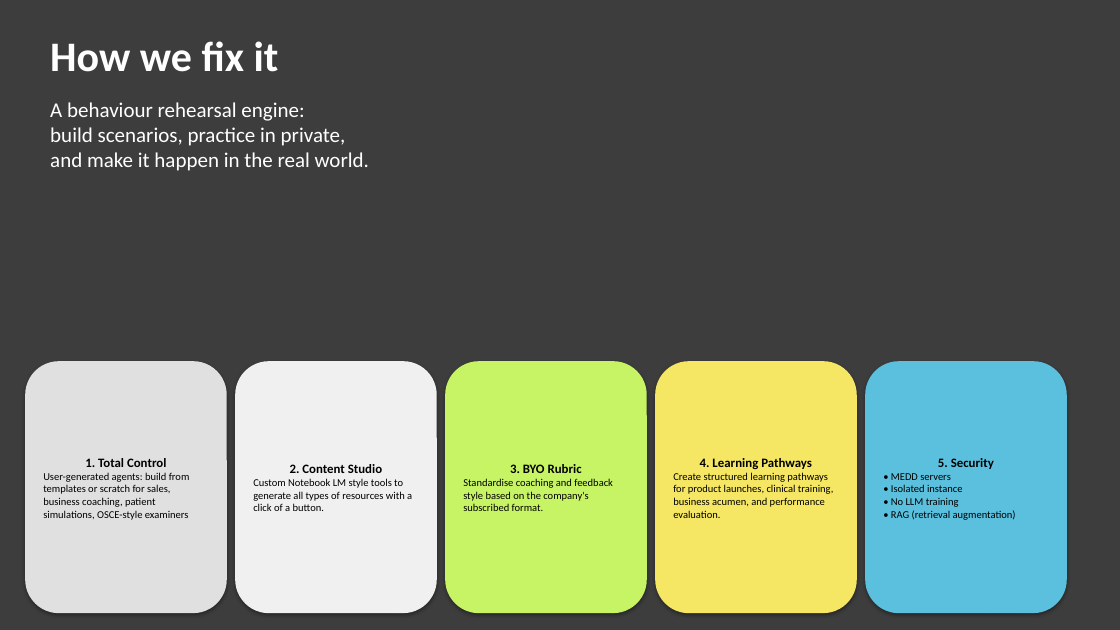
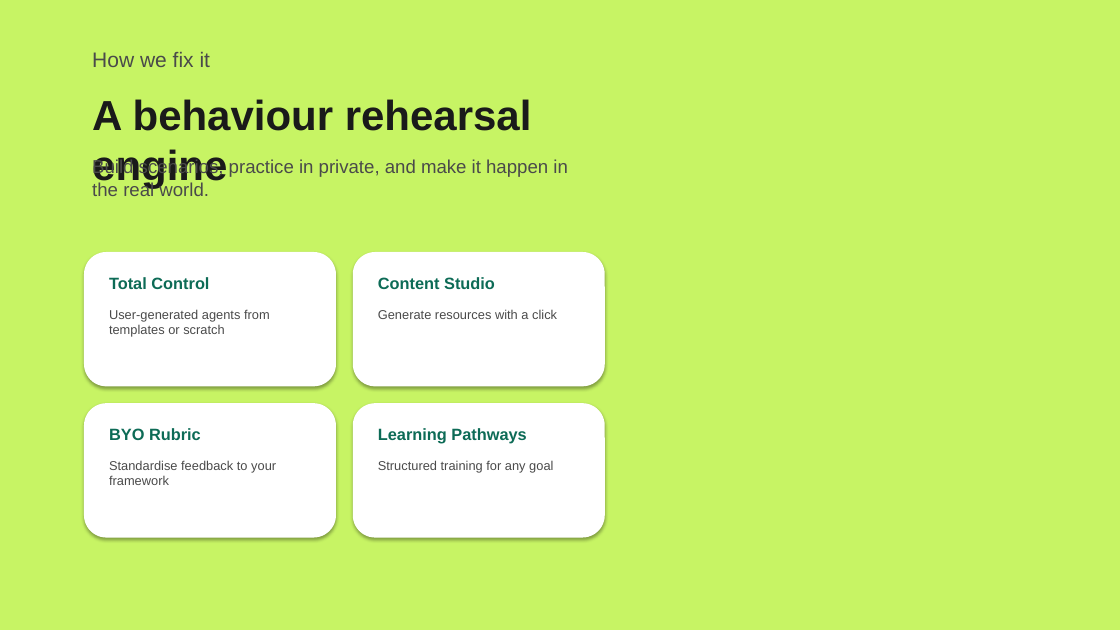
Before and after one commit to stevetoti/medd-sim-pitch, a slide deck: slide 4 of MEDD-SIM-Pitch-Deck.pptx (slide 5 before the commit). Drawn at 1120x630 pixels with LibreOffice and Linux fonts; fonts in the diff are those of the drawing. Boxes give left, top, right and bottom in pixels: in the first picture for what was removed or moved away, otherwise in the second. Text is boxed around its words. In the diff, an @@ line names an element or a change of style, - is before the commit and + after.

```diff
--- a/MEDD-SIM-Pitch-Deck.pptx
+++ b/MEDD-SIM-Pitch-Deck.pptx
@@ background #3D3D3D to #C7F464 @@
@@ text "How we fix it": place and size @@
-text "How we fix it" at box(50, 41, 279, 72)
+text "How we fix it" at box(92, 52, 210, 67)
@@ text "How we fix it" at box(92, 52, 210, 67): size 36 to 18 pt, font Calibri to Arial, text colour #FFFFFF to #4A4A4A, bold off @@
@@ text added at box(92, 99, 532, 188), 36 pt, text #1A1A1A, bold @@
+A behaviour rehearsal engine
@@ text at box(92, 159, 567, 196): text changed; size 18 to 16 pt; font Calibri to Arial; text colour #FFFFFF to #4A4A4A @@
-A behaviour rehearsal engine:
-build scenarios, practice in private,
-and make it happen in the real world.
+Build scenarios, practice in private, and make it happen in the real world.
@@ rounded rectangle added at box(84, 252, 336, 386), fill #FFFFFF @@
@@ rounded rectangle added at box(353, 252, 605, 386), fill #FFFFFF @@
@@ text added at box(109, 277, 209, 289), 14 pt, text #0D6B56, bold @@
+Total Control
@@ text added at box(378, 277, 495, 289), 14 pt, text #0D6B56, bold @@
+Content Studio
@@ text added at box(109, 309, 270, 337), 11 pt, text #4A4A4A @@
+User-generated agents from templates or scratch
@@ text added at box(378, 309, 557, 319), 11 pt, text #4A4A4A @@
+Generate resources with a click
@@ rounded rectangle removed at box(25, 361, 227, 613) @@
-1. Total Control
-User-generated agents: build from templates or scratch for sales, business coaching, patient simulations, OSCE-style examiners
@@ rounded rectangle removed at box(235, 361, 437, 613) @@
-2. Content Studio
-Custom Notebook LM style tools to generate all types of resources with a click of a button.
@@ rounded rectangle removed at box(445, 361, 647, 613) @@
-3. BYO Rubric
-Standardise coaching and feedback style based on the company's subscribed format.
@@ rounded rectangle removed at box(655, 361, 857, 613) @@
-4. Learning Pathways
-Create structured learning pathways for product launches, clinical training, business acumen, and performance evaluation.
@@ rounded rectangle removed at box(865, 361, 1067, 613) @@
-5. Security
-• MEDD servers
-• Isolated instance
-• No LLM training
-• RAG (retrieval augmentation)
@@ rounded rectangle added at box(84, 403, 336, 538), fill #FFFFFF @@
@@ rounded rectangle added at box(353, 403, 605, 538), fill #FFFFFF @@
@@ text added at box(109, 428, 201, 440), 14 pt, text #0D6B56, bold @@
+BYO Rubric
@@ text added at box(378, 428, 526, 444), 14 pt, text #0D6B56, bold @@
+Learning Pathways
@@ text added at box(109, 460, 276, 485), 11 pt, text #4A4A4A @@
+Standardise feedback to your framework
@@ text added at box(378, 460, 553, 473), 11 pt, text #4A4A4A @@
+Structured training for any goal
```
Also in this commit, not shown: 5 other slides changed, 3 slides added, 7 slides removed, 2 other files.
